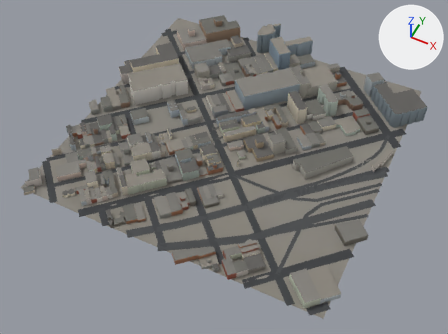
The glTF model public/tiles/sf/t-2_3.glb: old version first, new version second.
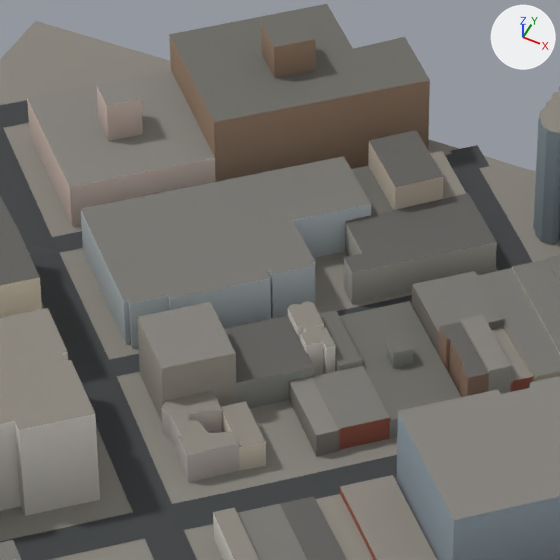
Each version is shown whole from a camera (50 mm lens) standing at (-439.0, -2413.0, 747.0) and looking at (-746.0, -1801.0, -19.0), then close up on the part from 39% to 58% of the width and 4% to 31% of the height. Lighting does not change. The marker at upper right points along +X, +Y and +Z. The first two pictures are the older version. Where no turn or scale is listed for an object, it has been applied to the vertices. Vertices at exactly the same position are counted once.

The first close-up shows 'buildings', 'ground', 'roads'.
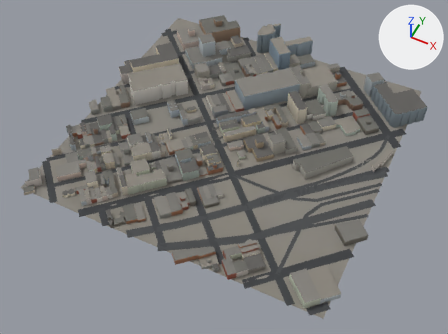
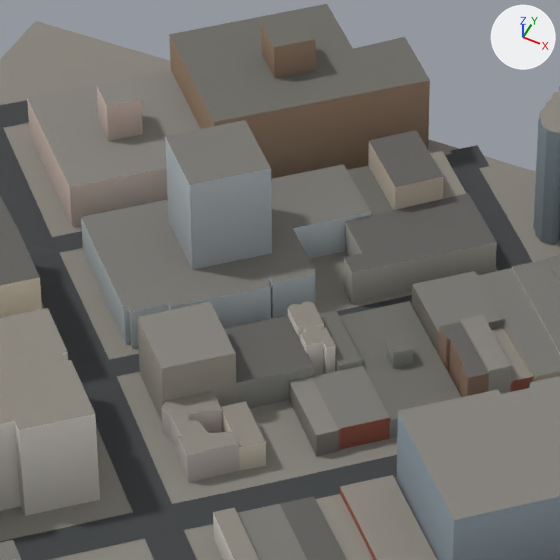
What differs and where, as boxes (x1, y1, x2, y2) in the close-ups (560 x 560 px; the box of a moved part takes in the faces that stretch with it):
part 1 of me_buildings, added: after (165, 120, 272, 270)
part 2 of me_buildings, moved or reshaped: before (81, 156, 371, 348); after (81, 164, 371, 348)

Diff of the bpy script that builds the scene:
```diff
--- a/public/tiles/sf/t-2_3.glb.py
+++ b/public/tiles/sf/t-2_3.glb.py
@@ me_buildings @@
 # used by ob_buildings; location = (-750.0, -1750.0, 0.0)
 # verts and faces of me_buildings; kept vertices keep their numbers, new ones are numbered from 4410
 # before: 187 (-121.0, 213.0, 22.0) at pixel (343, 156), 189 (-180.0, 154.0, 22.0) at pixel (80, 208), 191 (-148.0, 122.0, 22.0) at pixel (123, 300), 193 (-147.0, 123.0, 22.0) at pixel (128, 299), 195 (-145.0, 122.0, 22.0) at pixel (129, 304)
 # before: 197 (-137.0, 130.0, 22.0) at pixel (168, 295), 199 (-136.0, 129.0, 22.0) at pixel (169, 298), 201 (-114.0, 150.0, 22.0) at pixel (270, 278), 203 (-117.0, 153.0, 22.0) at pixel (266, 270), 205 (-116.0, 154.0, 22.0) at pixel (270, 270)
 # before: 207 (-115.0, 152.0, 22.0) at pixel (272, 274), 209 (-106.0, 161.0, 22.0) at pixel (313, 266), 211 (-107.0, 163.0, 22.0) at pixel (311, 262), 213 (-106.0, 163.0, 22.0) at pixel (315, 261), 215 (-121.0, 178.0, 22.0) at pixel (292, 220)
 # before: 217 (-104.0, 195.0, 22.0) at pixel (371, 203)
-me_buildings.from_pydata(...)  # 4410 vertices, 6169 faces; spans x -263.0..272.0, y -264.0..272.0, z 1.0..50.0
+me_buildings.from_pydata(...)  # 4418 vertices, 6179 faces; spans x -263.0..272.0, y -264.0..272.0, z 1.0..50.0
+# me_buildings part 1: the loose piece of 8 vertices spanning x -159.0..-141.0, y 223.0..242.0, z 34.0..46.0 is copied, and the copy is scaled about its middle by (-1.87, -1.87, 2.69), then moved by (11.0, -68.0, -6.0); it spans x -156.0..-121.0, y 147.0..182.0, z 19.0..50.0
+# me_buildings part 2
+for i in [187, 189, 191, 193, 195, 197, 199, 201, 203, 205, 207, 209, 211, 213, 215, 217]: verts[i] += (0.0, 0.0, -3.0)
 me_buildings.materials.append(mat_building)
```
